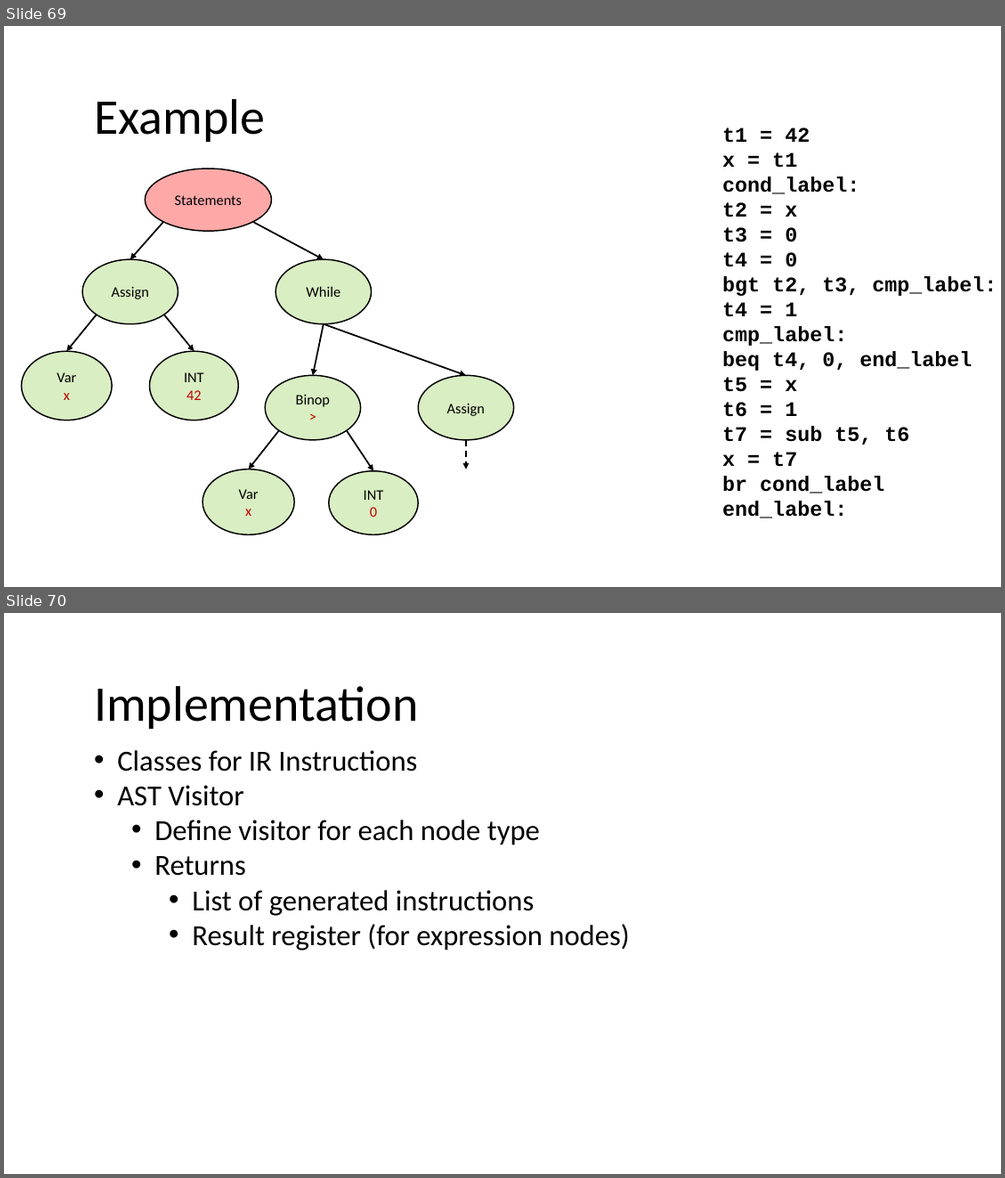
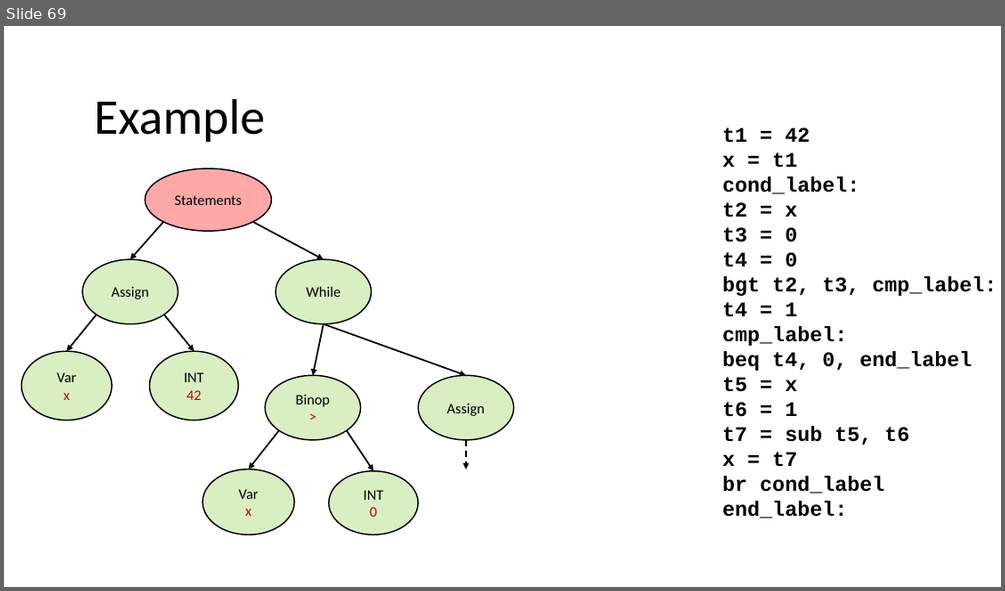
Before and after one commit to nivshani/compilation, a slide deck: slides/IR.pptx. Shown one above the other, each under a label of ours: slides 69 and 70 before the commit, slide 69 after it. The pictures are 1005x1178 and 1005x591 pixels, drawn with LibreOffice and Linux fonts; fonts in the diff are those of the drawing. Boxes give left, top, right and bottom in pixels: in the first picture for what was removed or moved away, otherwise in the second. Text is boxed around its words. In the diff, an @@ line names an element or a change of style, - is before the commit and + after.

```diff
--- a/slides/IR.pptx
+++ b/slides/IR.pptx
@@ slide 70 removed at [4, 613, 1001, 1174], background #FFFFFF @@
@@ text removed at [94, 686, 419, 729] @@
-Implementation
@@ text removed at [117, 750, 629, 950] @@
-• Classes for IR Instructions
-• AST Visitor
-  • Define visitor for each node type
-  • Returns
-    • List of generated instructions
-    • Result register (for expression nodes)
```
Also in this commit, not shown: 1 other file.
